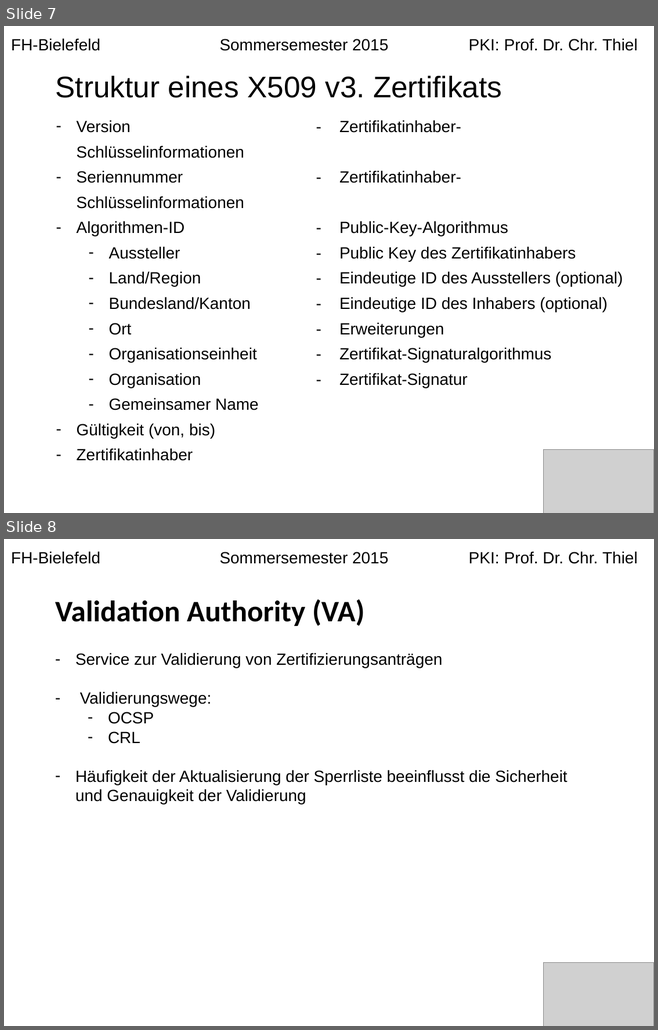
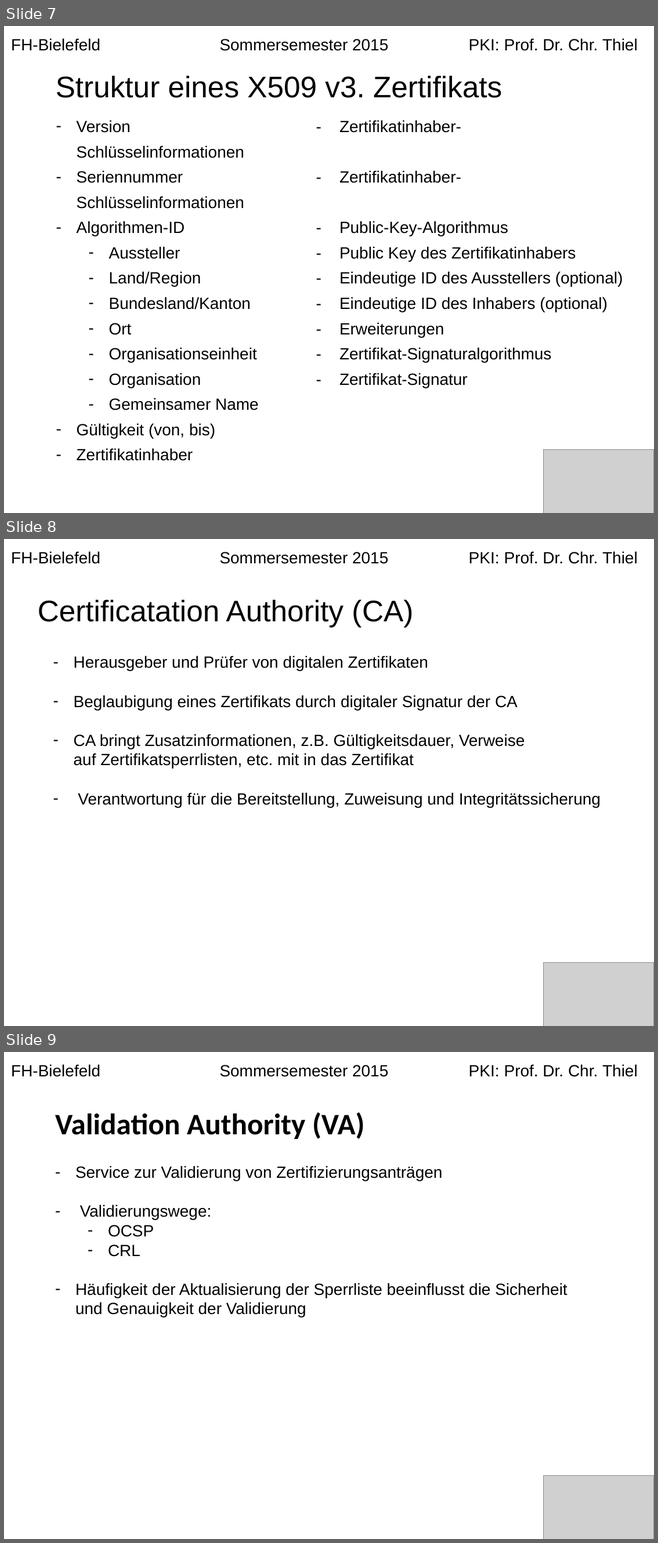
Before and after one commit to langec/pki, a slide deck: Erstellung_einer_PKI.pptx. Shown one above the other, each under a label of ours: slides 7 and 8 before the commit, slides 7, 8 and 9 after it. The pictures are 658x1030 and 658x1543 pixels, drawn with LibreOffice and Linux fonts; fonts in the diff are those of the drawing; grey boxes stand for pictures. Boxes give left, top, right and bottom in pixels: in the first picture for what was removed or moved away, otherwise in the second. Text is boxed around its words. In the diff, an @@ line names an element or a change of style, - is before the commit and + after.

```diff
--- a/Erstellung_einer_PKI.pptx
+++ b/Erstellung_einer_PKI.pptx
@@ slide 8 added at (x1=4, y1=539, x2=654, y2=1026), background #FFFFFF @@
@@ text added at (x1=11, y1=551, x2=637, y2=564), 18 pt, text #000000 @@
+FH-Bielefeld Sommersemester 2015 PKI: Prof. Dr. Chr. Thiel
@@ title added at (x1=38, y1=599, x2=413, y2=627), 33 pt, text #000000 @@
+Certificatation Authority (CA)
@@ text added at (x1=74, y1=656, x2=600, y2=808), 18 pt, text #000000 @@
+  – Herausgeber und Prüfer von digitalen Zertifikaten
+  – Beglaubigung eines Zertifikats durch digitaler Signatur der CA
+  – CA bringt Zusatzinformationen, z.B. Gültigkeitsdauer, Verweise auf Zertifikatsperrlisten, etc. mit in das Zertifikat
+  – Verantwortung für die Bereitstellung, Zuweisung und Integritätssicherung
@@ picture added at (x1=543, y1=963, x2=654, y2=1026) @@
@@ what was slide 8 is now slide 9 @@
```
Also in this commit, not shown: 3 slides changed.
